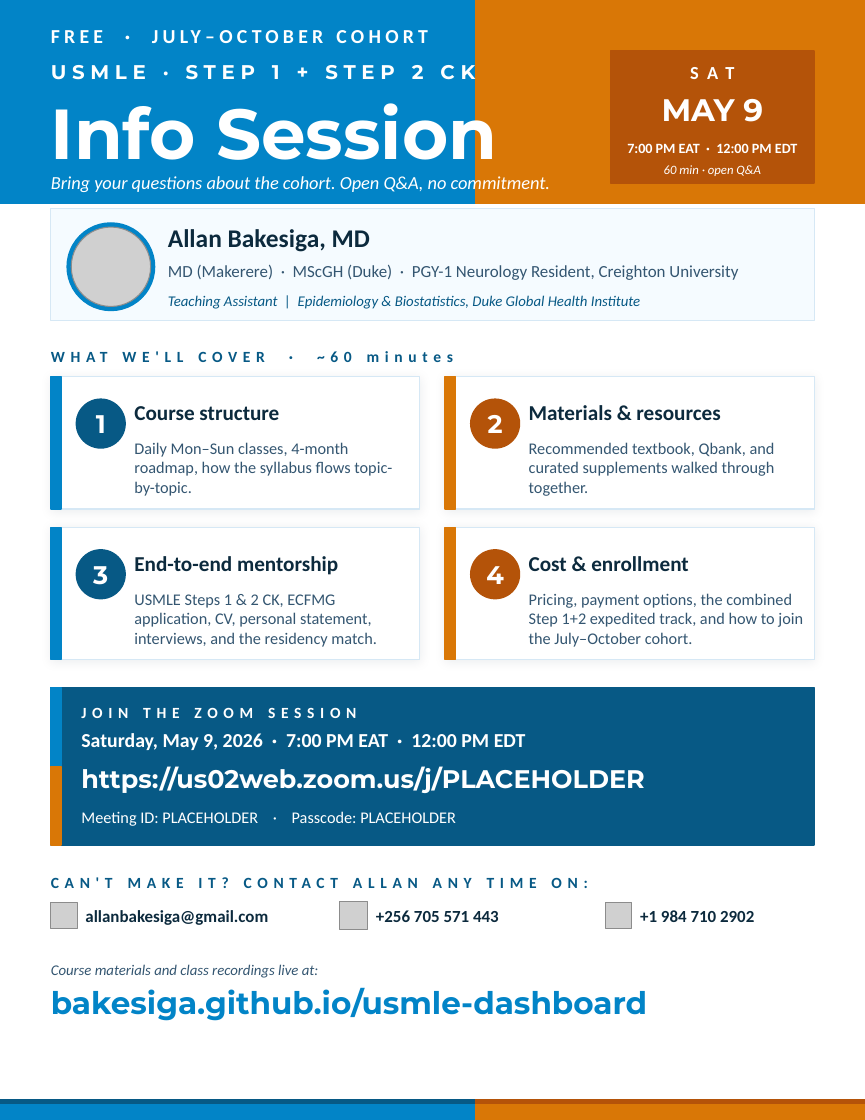
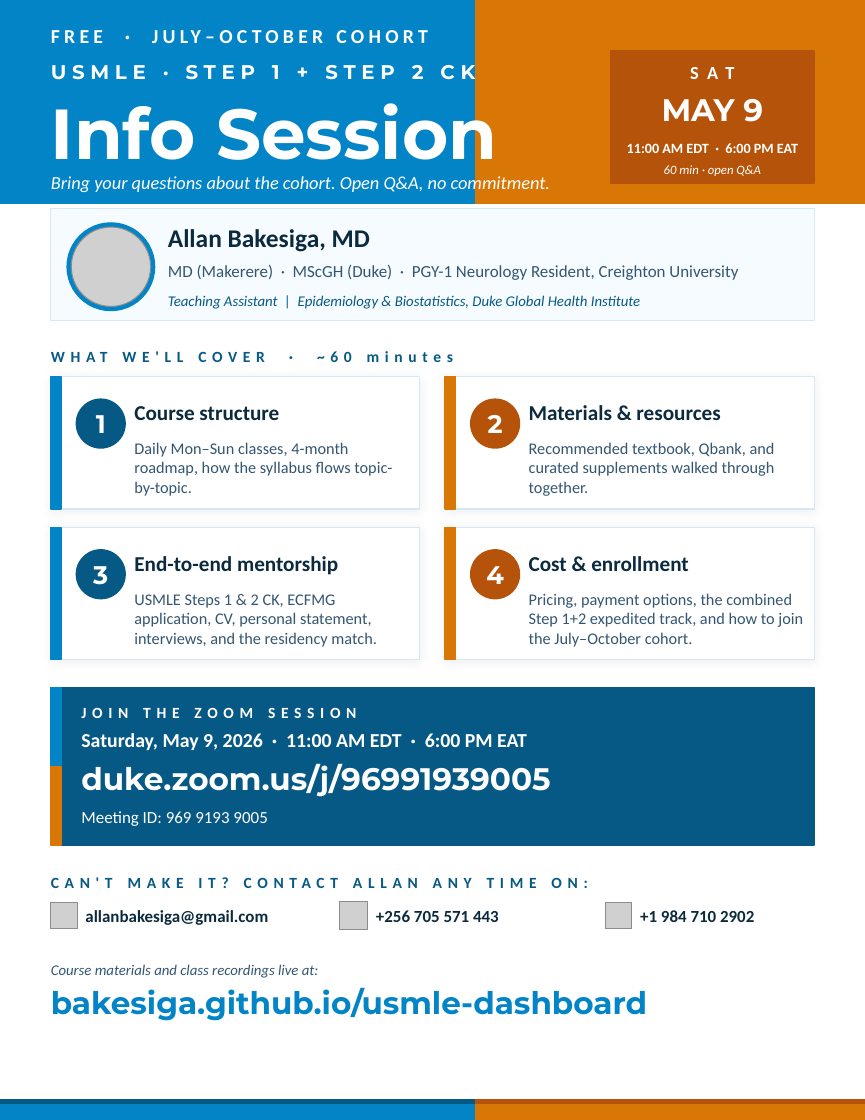
Before and after one commit to Bakesiga/usmle-dashboard, a slide deck: slide 1 of outputs/flyers/USMLE_InfoSession_Poster.pptx. Drawn at 865x1120 pixels with LibreOffice and Linux fonts; fonts in the diff are those of the drawing; grey boxes stand for pictures. Boxes give left, top, right and bottom in pixels: in the first picture for what was removed or moved away, otherwise in the second. Text is boxed around its words. In the diff, an @@ line names an element or a change of style, - is before the commit and + after.

Commit message:
Info session poster: wire in real Zoom details for May 9
- Time: Saturday, May 9, 2026 · 11:00 AM EDT (6:00 PM EAT)
- Zoom: duke.zoom.us/j/96991939005
- Meeting ID: 969 9193 9005
- No passcode (Duke link embeds it); render skips the passcode
  line gracefully when zoomPass is empty.
- Bumped Zoom URL to 22pt so it reads clearly at flyer scale.

```diff
--- a/outputs/flyers/USMLE_InfoSession_Poster.pptx
+++ b/outputs/flyers/USMLE_InfoSession_Poster.pptx
@@ text at (627, 143, 798, 153): text changed @@
-7:00 PM EAT · 12:00 PM EDT
+11:00 AM EDT · 6:00 PM EAT
@@ text at (81, 733, 527, 750): text changed @@
-Saturday, May 9, 2026 · 7:00 PM EAT · 12:00 PM EDT
+Saturday, May 9, 2026 · 11:00 AM EDT · 6:00 PM EAT
@@ text at (81, 763, 550, 797): text changed; size 18 to 22 pt @@
-https://us02web.zoom.us/j/PLACEHOLDER
+duke.zoom.us/j/96991939005
@@ text at (81, 811, 267, 826): text changed; size 11.5 to 12 pt @@
-Meeting ID: PLACEHOLDER · Passcode: PLACEHOLDER
+Meeting ID: 969 9193 9005
```
Also in this commit, not shown: 1 other file.
